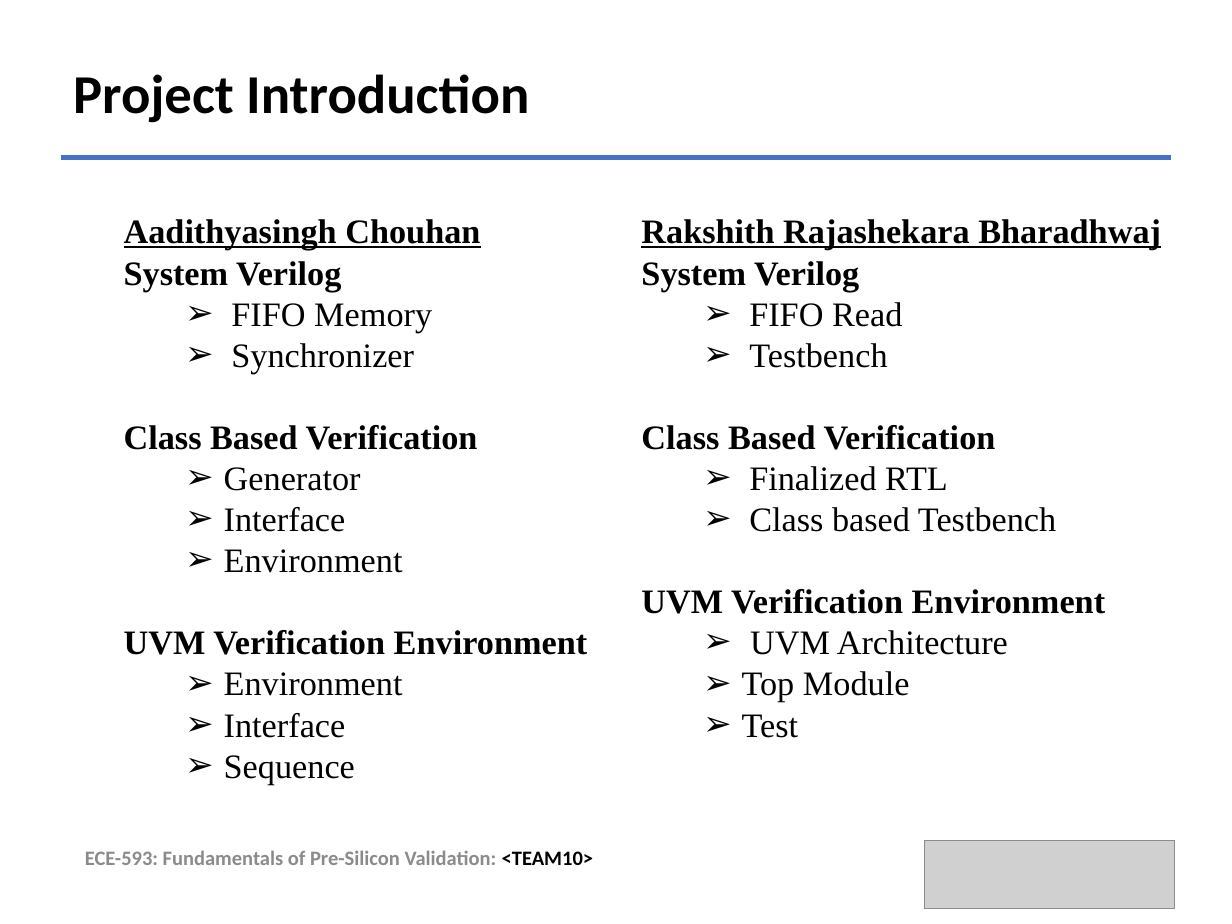
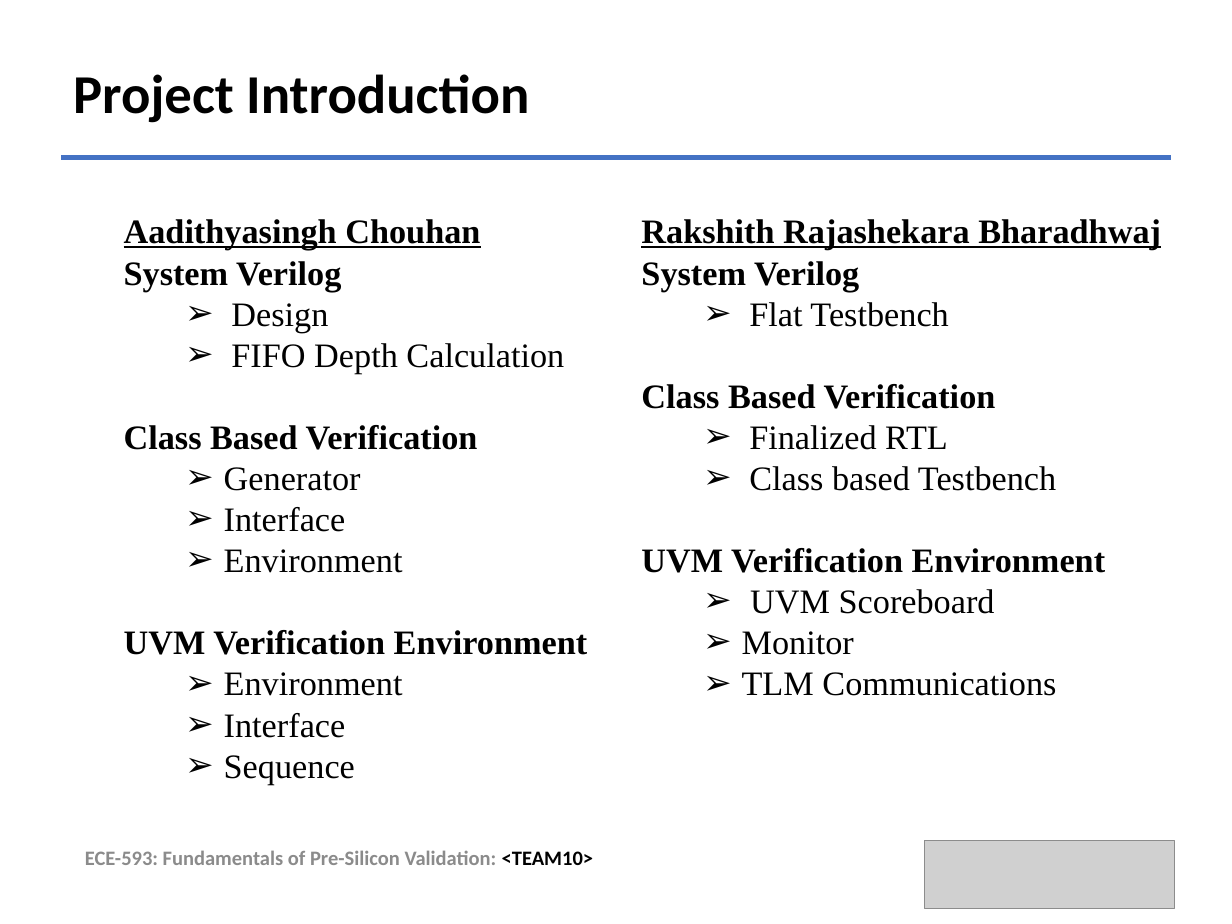
Before and after one commit to SubramanyaDhananjaya/Team_10_AsyncFIFO_w25_ECE593, a slide deck: slide 3 of Milestone_5/Documents/ece593w25_team_10_Asyn_FIFO_M5.pptx. Drawn at 1232x924 pixels with LibreOffice and Linux fonts; fonts in the diff are those of the drawing; grey boxes stand for pictures. Boxes give left, top, right and bottom in pixels: in the first picture for what was removed or moved away, otherwise in the second. Text is boxed around its words. In the diff, an @@ line names an element or a change of style, - is before the commit and + after.

```diff
--- a/Milestone_5/Documents/ece593w25_team_10_Asyn_FIFO_M5.pptx
+++ b/Milestone_5/Documents/ece593w25_team_10_Asyn_FIFO_M5.pptx
@@ text at (x1=231, y1=303, x2=564, y2=374): text changed @@
-  ➢ FIFO Memory
-  ➢ Synchronizer
+  ➢ Design
+  ➢ FIFO Depth Calculation
@@ text at (x1=749, y1=302, x2=948, y2=327): text changed @@
-  ➢ FIFO Read
-  ➢ Testbench
+  ➢ Flat Testbench
@@ text at (x1=742, y1=589, x2=1056, y2=696): text changed @@
-  ➢ UVM Architecture
-  ➢ Top Module
-  ➢ Test
+  ➢ UVM Scoreboard
+  ➢ Monitor
+  ➢ TLM Communications
```
Also in this commit, not shown: 1 other slide changed, 1 other file.
